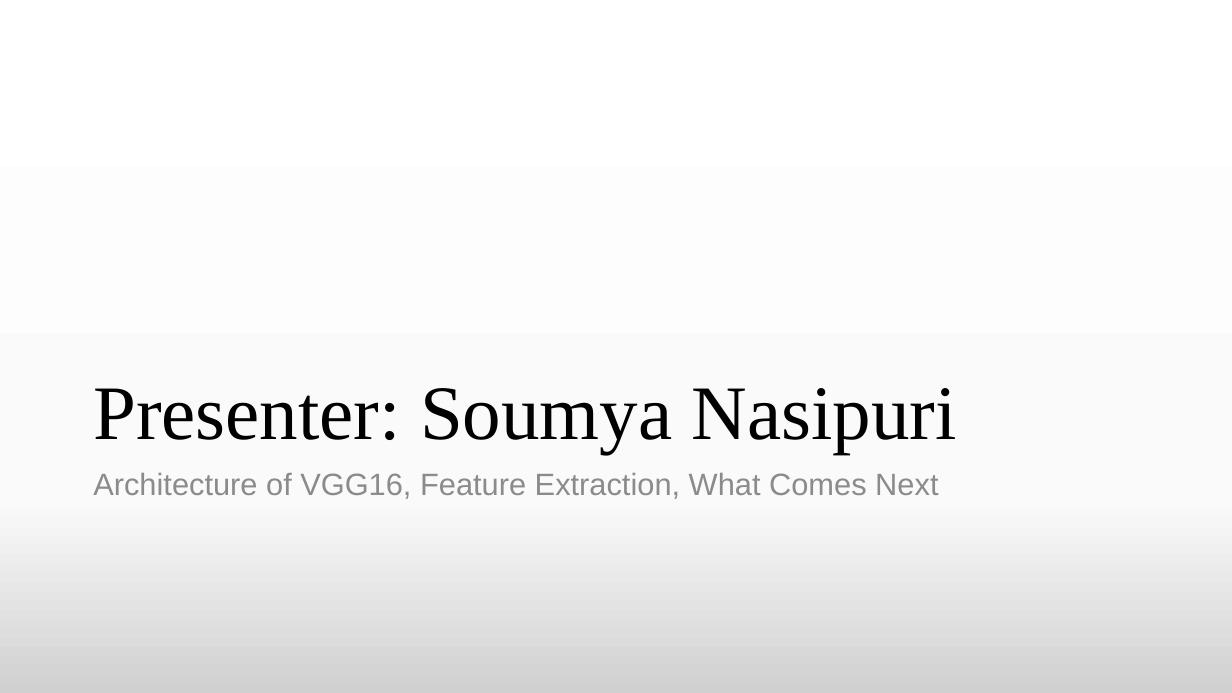
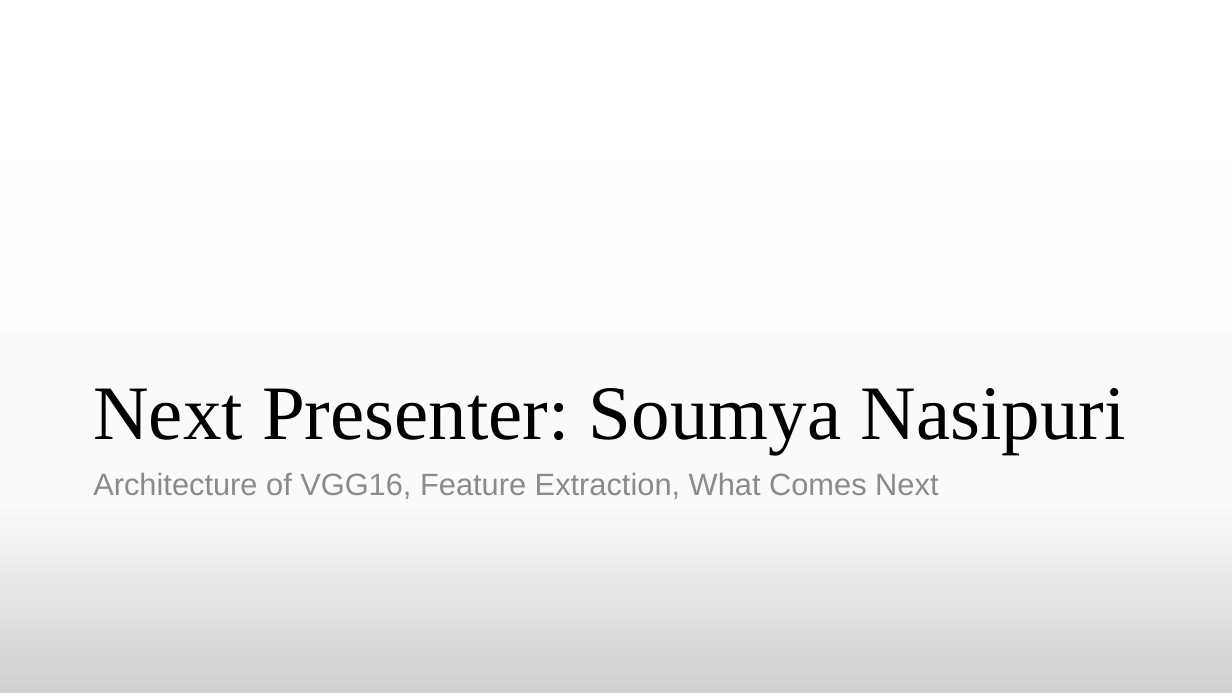
Before and after one commit to TheAnonymousMan/local-language-recognition-gcelt-class-2021, a slide deck: slide 18 of Documentation/4th Year Project Presentation.pptx. Drawn at 1232x693 pixels with LibreOffice and Linux fonts; fonts in the diff are those of the drawing. Boxes give left, top, right and bottom in pixels: in the first picture for what was removed or moved away, otherwise in the second. Text is boxed around its words. In the diff, an @@ line names an element or a change of style, - is before the commit and + after.

```diff
--- a/Documentation/4th Year Project Presentation.pptx
+++ b/Documentation/4th Year Project Presentation.pptx
@@ title at bbox=[93, 388, 1125, 454]: text changed @@
-Presenter: Soumya Nasipuri
+Next Presenter: Soumya Nasipuri
```
Also in this commit, not shown: 7 other slides changed.
